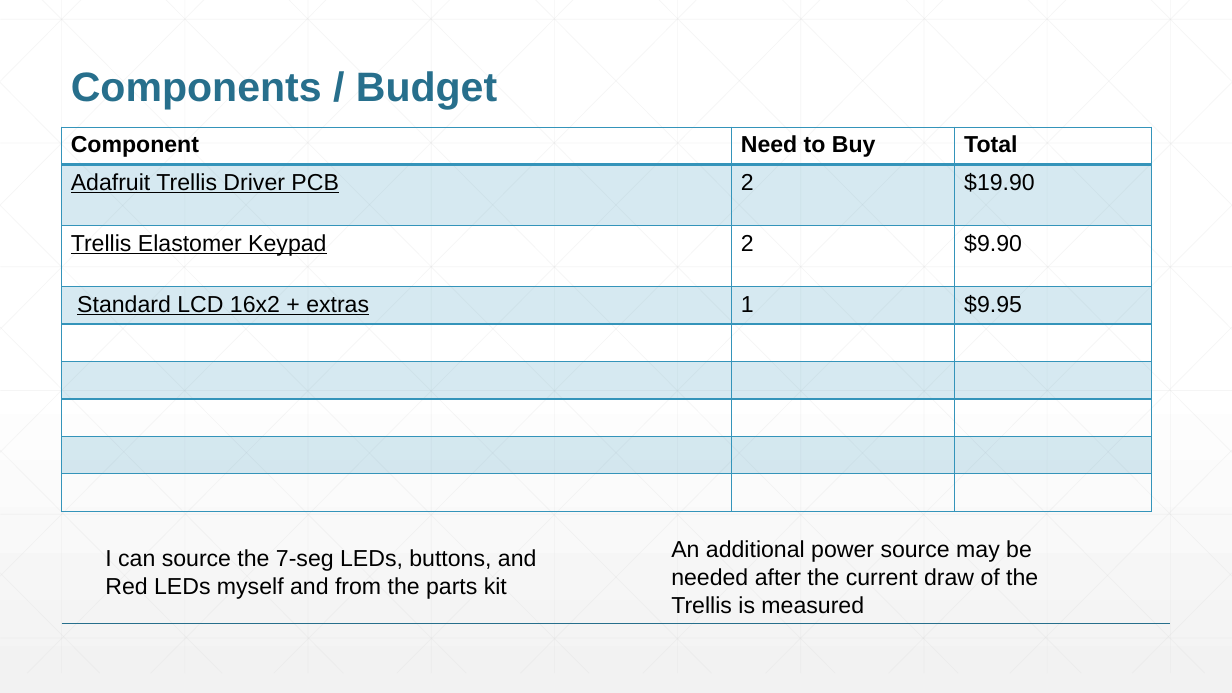
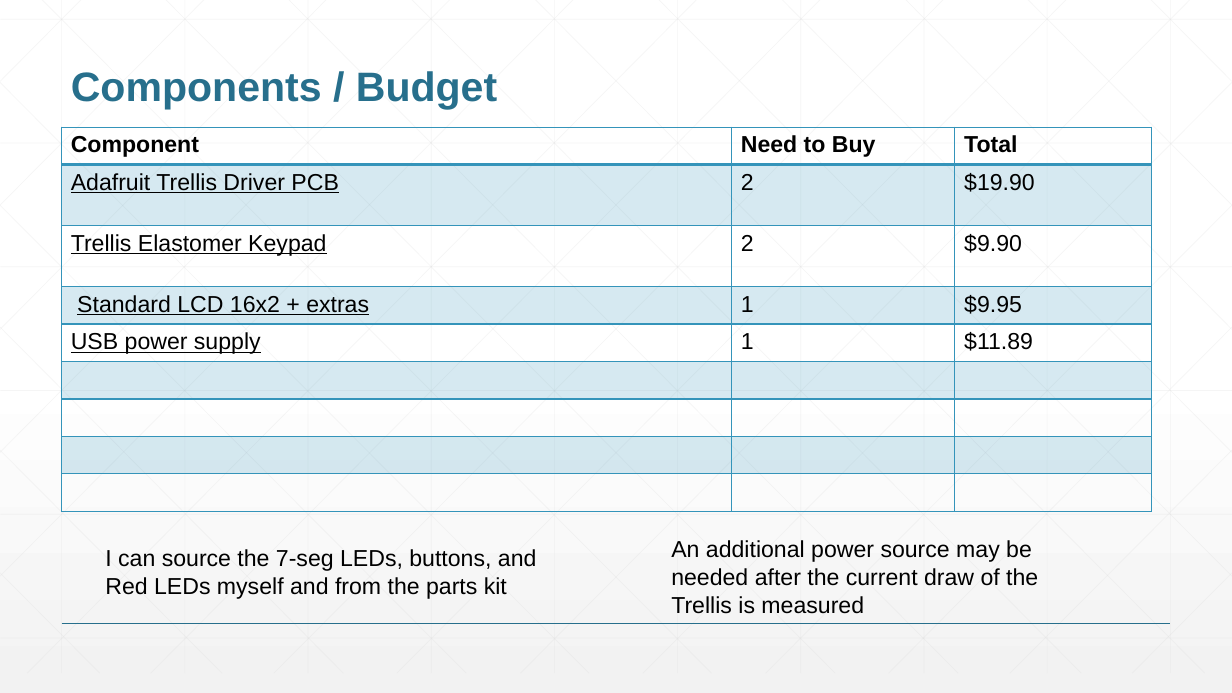
Before and after one commit to deepsn458/ENGI301, a slide deck: slide 9 of project_01/docs/Narayan_ENGI301_project_01_proposal.pptx. Drawn at 1232x693 pixels with LibreOffice and Linux fonts; fonts in the diff are those of the drawing. Boxes give left, top, right and bottom in pixels: in the first picture for what was removed or moved away, otherwise in the second. Text is boxed around its words. In the diff, an @@ line names an element or a change of style, - is before the commit and + after.

```diff
--- a/project_01/docs/Narayan_ENGI301_project_01_proposal.pptx
+++ b/project_01/docs/Narayan_ENGI301_project_01_proposal.pptx
@@ table at (x1=62, y1=128, x2=1152, y2=519) @@
+row 5: USB power supply | 1 | $11.89
-row 9:  |  | 
```
Also in this commit, not shown: 1 slide removed.
